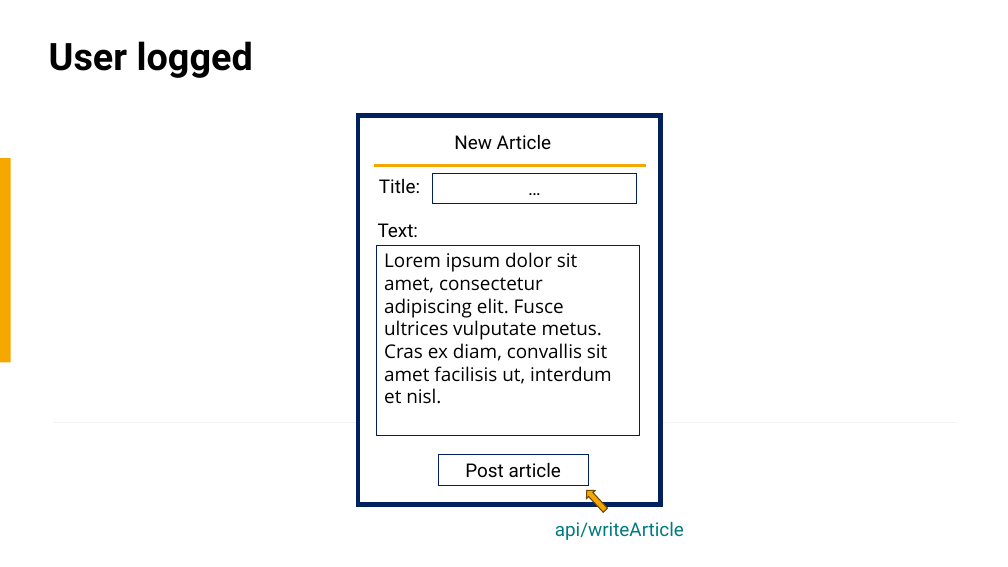
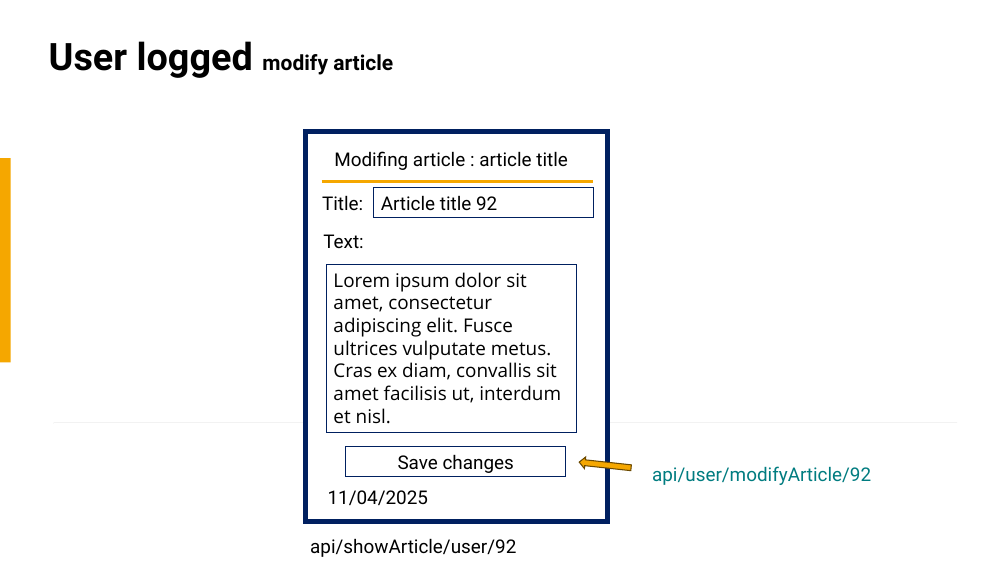
Before and after one commit to EnomisLP/Football, a slide deck: slide 23 of Large scale database mock-ups.pptx (slide 16 before the commit). Drawn at 1008x567 pixels with LibreOffice and Linux fonts; fonts in the diff are those of the drawing. Boxes give left, top, right and bottom in pixels: in the first picture for what was removed or moved away, otherwise in the second. Text is boxed around its words. In the diff, an @@ line names an element or a change of style, - is before the commit and + after.

```diff
--- a/Large scale database mock-ups.pptx
+++ b/Large scale database mock-ups.pptx
@@ title at (49, 41, 393, 78): text changed; size 36 to 20 pt @@
-User logged
+User logged modify article
@@ rectangle: place and size @@
-rectangle at (358, 116, 661, 505)
+rectangle at (306, 132, 608, 521)
@@ text removed at (454, 134, 551, 150) @@
-New Article
@@ text added at (334, 151, 568, 170), 18 pt, text #000000 @@
+Modifing article : article title
@@ rectangle removed at (433, 173, 637, 203) @@
-…
@@ text "Title:": place and size @@
-text "Title:" at (379, 179, 420, 193)
+text "Title:" at (322, 195, 363, 210)
@@ line moved from (374, 166) - (646, 166) to (321, 181) - (594, 181) @@
@@ rectangle added at (374, 188, 594, 218), outline #002060 0.75 pt, 18 pt, text #000000 @@
+Article title 92
@@ text "Text:": place and size @@
-text "Text:" at (378, 223, 418, 237)
+text "Text:" at (323, 234, 363, 248)
@@ rectangle "Lorem ipsum dolor sit amet, ...": place and size @@
-rectangle "Lorem ipsum dolor sit amet, ..." at (377, 245, 640, 436)
+rectangle "Lorem ipsum dolor sit amet, ..." at (326, 265, 576, 433)
@@ rectangle added at (346, 447, 566, 477), outline #002060 0.75 pt, 18 pt, text #000000 @@
+Save changes
@@ rectangle removed at (439, 454, 588, 485) @@
-Post article
@@ down arrow at (579, 457, 632, 474): rotation 137 to 96 degrees @@
@@ text added at (652, 466, 871, 485), 18 pt, text #007C80 @@
+api/user/modifyArticle/92
@@ text added at (328, 490, 429, 505), 18 pt, text #000000 @@
+11/04/2025
@@ text added at (310, 538, 516, 557), 18 pt, text #000000 @@
+api/showArticle/user/92
@@ text removed at (555, 521, 684, 540) @@
-api/writeArticle
```
Also in this commit, not shown: 19 other slides changed, 10 slides added, 4 other files.
